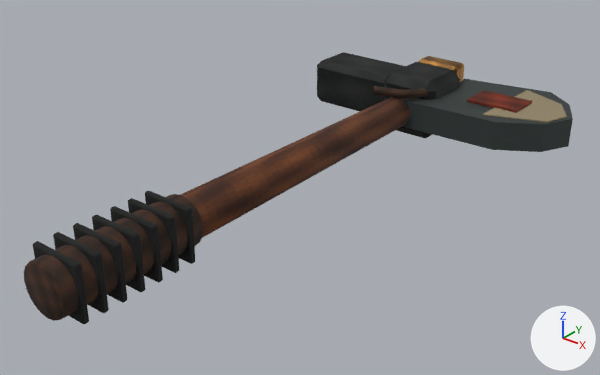
What one commit did to the glTF model public/assets/models/weapons/weapon_axe.glb.
Camera for both pictures: a 50 mm camera at (0.622, -0.636, 0.444) aimed at (0.013, 0.126, -0.028). The axes (+X, +Y, +Z) are drawn at lower right. The lights are the same throughout. The older version comes first. Where no turn or scale is listed for an object, it has been applied to the vertices. Vertices at exactly the same position are counted once.

Before the edit, the objects in view are built like this:
```python
ob_axe_grip_rib_01 = bpy.data.objects.new('axe_grip_rib_01', me_cube)
ob_axe_grip_rib_01.location = (0.0, -0.2363, 0.0)
ob_axe_grip_rib_02 = bpy.data.objects.new('axe_grip_rib_02', me_cube_001)
ob_axe_grip_rib_02.location = (0.0, -0.2118, 0.0)
ob_axe_grip_rib_03 = bpy.data.objects.new('axe_grip_rib_03', me_cube_002)
ob_axe_grip_rib_03.location = (0.0, -0.1873, 0.0)
ob_axe_grip_rib_04 = bpy.data.objects.new('axe_grip_rib_04', me_cube_003)
ob_axe_grip_rib_04.location = (0.0, -0.1628, 0.0)
ob_axe_grip_rib_05 = bpy.data.objects.new('axe_grip_rib_05', me_cube_004)
ob_axe_grip_rib_05.location = (0.0, -0.1383, 0.0)
ob_axe_grip_rib_06 = bpy.data.objects.new('axe_grip_rib_06', me_cube_005)
ob_axe_grip_rib_06.location = (0.0, -0.1138, 0.0)
ob_axe_grip_rib_07 = bpy.data.objects.new('axe_grip_rib_07', me_cube_006)
ob_axe_grip_rib_07.location = (0.0, -0.0893, 0.0)
ob_axe_wear_01 = bpy.data.objects.new('axe_wear_01', me_cube_010)
ob_axe_wear_01.location = (0.1276, 0.4532, 0.0229)
ob_head_socket = bpy.data.objects.new('head_socket', me_cube_007)
ob_head_socket.location = (0.0, 0.4444, 0.0)
# also in view: 'blade' at (0.119, 0.46, 0.0); 'grip' at (0.0, -0.163, 0.0); 'handle' at (0.0, 0.114, 0.0); 'rear_hammer' at (-0.11, 0.449, 0.0); 'blade_bevel' at (0.18, 0.46, 0.0)
```
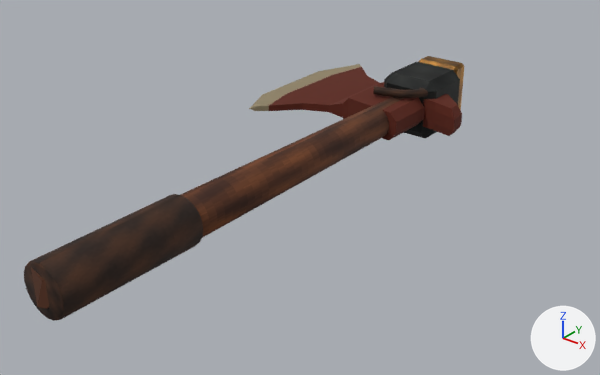
Boxes [x1, y1, x2, y2] around the edits, measured in the pictures (600 x 375 px):
'blade', reshaped, recoloured (151% wider, 232% taller): before [402, 79, 573, 152]; after [31, 64, 462, 309]
'rear_hammer', deleted: before [317, 52, 405, 111]
'blade_bevel', deleted (brown): before [483, 90, 567, 122]
'axe_grip_rib_01', deleted: before [33, 241, 89, 324]
'axe_grip_rib_02', deleted: before [53, 232, 109, 313]
'axe_grip_rib_03', deleted: before [73, 223, 127, 303]
'axe_grip_rib_04', deleted: before [92, 214, 145, 292]
'axe_grip_rib_05', deleted: before [110, 206, 163, 283]
'axe_grip_rib_06', deleted: before [128, 198, 179, 273]
'axe_grip_rib_07', deleted: before [145, 191, 195, 264]
'axe_wear_01', deleted (red): before [467, 90, 532, 113]

What changed in the scene script:
```text
Change me_blade_mesh:
    used by ob_blade; location = (0.0, 0.0, 0.0)
    remove me_blade_mesh.from_pydata(...)  # 14 vertices, 24 faces; spans x 0.0..0.238, y 0.374..0.546, z -0.021..0.021
    remove me_blade_mesh.materials.append(mat_wpn_metal_worn)  # picture img_wpn_tex_metal
    add me_blade_mesh.from_pydata(...)  # 122 vertices, 236 faces; spans x -0.212..0.094, y -0.259..0.531, z -0.023..0.023
    me_blade_mesh part 1: the whole mesh is rebuilt
    add me_blade_mesh.materials.append(mat_wpn_wood_worn)  # picture img_wpn_tex_wood
    add me_blade_mesh.materials.append(mat_wpn_bone_worn)  # picture img_wpn_tex_bone
    add me_blade_mesh.materials.append(mat_wpn_rust_worn)  # picture img_wpn_tex_rust
Remove ob_axe_grip_rib_01:
    ob_axe_grip_rib_01 = bpy.data.objects.new('axe_grip_rib_01', me_cube)
    ob_axe_grip_rib_01.location = (0.0, -0.2363, 0.0)
Remove ob_axe_grip_rib_02:
    ob_axe_grip_rib_02 = bpy.data.objects.new('axe_grip_rib_02', me_cube_001)
    ob_axe_grip_rib_02.location = (0.0, -0.2118, 0.0)
Remove ob_axe_grip_rib_03:
    ob_axe_grip_rib_03 = bpy.data.objects.new('axe_grip_rib_03', me_cube_002)
    ob_axe_grip_rib_03.location = (0.0, -0.1873, 0.0)
Remove ob_axe_grip_rib_04:
    ob_axe_grip_rib_04 = bpy.data.objects.new('axe_grip_rib_04', me_cube_003)
    ob_axe_grip_rib_04.location = (0.0, -0.1628, 0.0)
Remove ob_axe_grip_rib_05:
    ob_axe_grip_rib_05 = bpy.data.objects.new('axe_grip_rib_05', me_cube_004)
    ob_axe_grip_rib_05.location = (0.0, -0.1383, 0.0)
Remove ob_axe_grip_rib_06:
    ob_axe_grip_rib_06 = bpy.data.objects.new('axe_grip_rib_06', me_cube_005)
    ob_axe_grip_rib_06.location = (0.0, -0.1138, 0.0)
Remove ob_axe_grip_rib_07:
    ob_axe_grip_rib_07 = bpy.data.objects.new('axe_grip_rib_07', me_cube_006)
    ob_axe_grip_rib_07.location = (0.0, -0.0893, 0.0)
Remove ob_axe_wear_01:
    ob_axe_wear_01 = bpy.data.objects.new('axe_wear_01', me_cube_010)
    ob_axe_wear_01.location = (0.1276, 0.4532, 0.0229)
Remove ob_blade_bevel:
    ob_blade_bevel = bpy.data.objects.new('blade_bevel', me_blade_bevel_mesh)
    ob_blade_bevel.location = (0.0, 0.0, 0.0)
Remove ob_rear_hammer:
    ob_rear_hammer = bpy.data.objects.new('rear_hammer', me_cube_008)
    ob_rear_hammer.location = (-0.11, 0.4488, 0.0)
```
